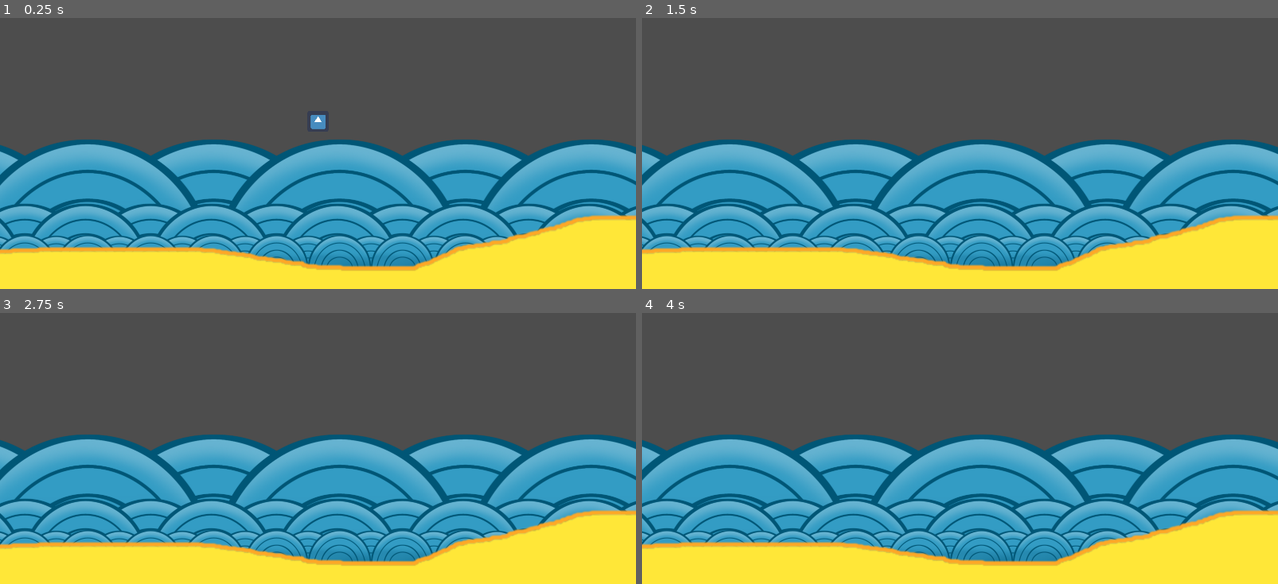
Above: before the commit, frames 1-4 (two rows, left to right).
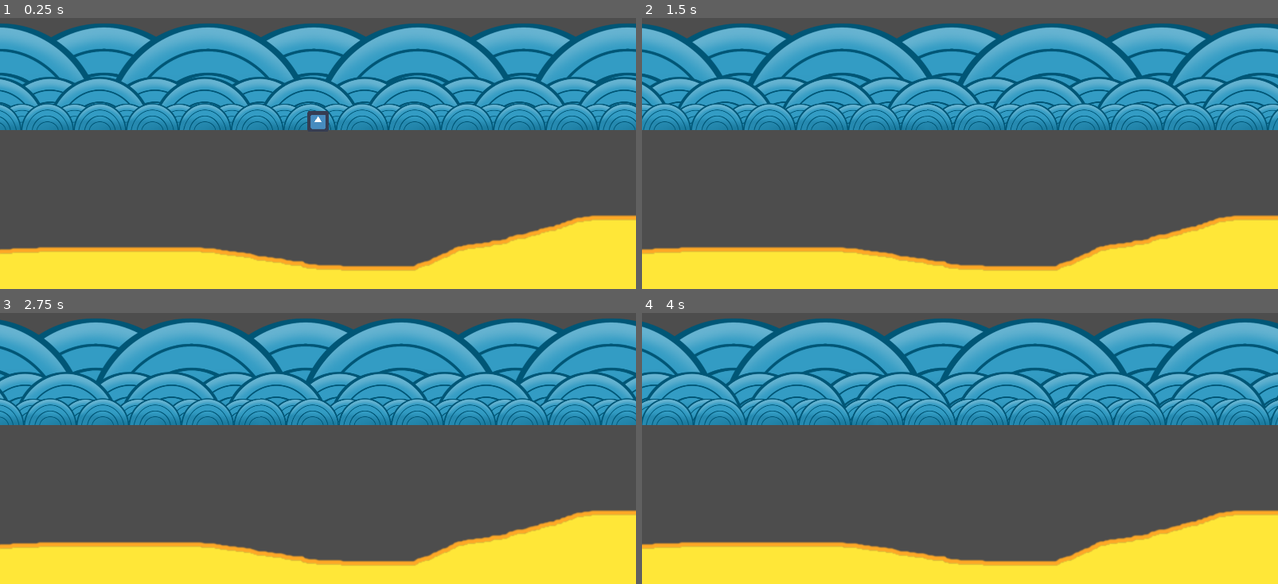
Above: after the commit, the same moments.

Repository: sepeth/wetcat
Game: Godot game, scene res://Scenes/main_scene_2d.tscn
Same seed, same stepped clock (60 frames per second), same inputs: the game is played once before the commit and once after it. The engine's default icon, where the game draws it, is replaced by a stand-in: a white triangle on a blue panel in a dark square.
Inputs:
- Up to frame 1 (0.25 s): no input
- Up to frame 2 (1.5 s): tap Enter (ui_accept) at 0.5, 0.77 s; hold Right (ui_right) from 0.53 s (still down)
- Up to frame 3 (2.75 s): tap Enter (ui_accept) at 1.52 s; release Right (ui_right) at 2.03 s; hold Left (ui_left) from 2.03 s (still down)
- Up to frame 4 (4 s): release Left (ui_left) at 2.78 s; hold Right (ui_right) from 2.78 s (still down); tap Enter (ui_accept) at 3.02, 3.77 s

The runs differ from the first frame. In frame 1, 76% of the frame differs, in the area x 0-100%, y 2-92%; in frame 2, 76%; in frame 3, 76%; in frame 4, 76%.

Commit message:
Initial Parralax scrolling for waves

Diff:
--- a/Nodes/Waves.tscn
+++ b/Nodes/Waves.tscn
@@ -1,52 +1,66 @@
-[gd_scene load_steps=7 format=3 uid="uid://cvx30pfjovi3d"]
+[gd_scene load_steps=8 format=3 uid="uid://cvx30pfjovi3d"]
 
 [ext_resource type="Texture2D" uid="uid://hr388olasv12" path="res://Images/wave1.png" id="1_imcsx"]
 [ext_resource type="Texture2D" uid="uid://cqikbh7ng2anu" path="res://Images/wave2.png" id="2_jtnxo"]
 [ext_resource type="Texture2D" uid="uid://dln7g7bev0ros" path="res://Images/wave3.png" id="3_5xv6a"]
 [ext_resource type="Texture2D" uid="uid://bx17xmhm8c2kt" path="res://Images/wave4.png" id="4_sh31a"]
 [ext_resource type="Texture2D" uid="uid://bcatrc76w873s" path="res://Images/wave5.png" id="5_ye8mq"]
-[ext_resource type="Texture2D" uid="uid://dx7klm4dmu60l" path="res://Images/wave6.png" id="6_ewmfv"]
+[ext_resource type="Texture2D" uid="uid://pr2d4u4txknk" path="res://Images/wave7.png" id="6_3drm1"]
+[ext_resource type="Script" path="res://Scripts/parallax_scroller.gd" id="7_mc4id"]
 
 [node name="Waves" type="Node2D"]
 
 [node name="Wave1" type="Sprite2D" parent="."]
-texture = ExtResource("1_imcsx")
-
-[node name="Wave1" type="Sprite2D" parent="Wave1"]
+visible = false
 position = Vector2(1900, 0)
 texture = ExtResource("1_imcsx")
 
-[node name="Wave2" type="Sprite2D" parent="."]
-texture = ExtResource("2_jtnxo")
-
-[node name="Wave2" type="Sprite2D" parent="Wave2"]
+[node name="Wave7" type="Sprite2D" parent="."]
+visible = false
 position = Vector2(1900, 0)
 texture = ExtResource("2_jtnxo")
 
-[node name="Wave3" type="Sprite2D" parent="."]
+[node name="ParallaxBackground" type="ParallaxBackground" parent="."]
+script = ExtResource("7_mc4id")
+
+[node name="ParallaxWave1" type="ParallaxLayer" parent="ParallaxBackground"]
+motion_scale = Vector2(0.1, 0.1)
+motion_mirroring = Vector2(1900, 0)
+
+[node name="Wave1" type="Sprite2D" parent="ParallaxBackground/ParallaxWave1"]
+texture = ExtResource("1_imcsx")
+
+[node name="ParallaxWave2" type="ParallaxLayer" parent="ParallaxBackground"]
+motion_scale = Vector2(0.2, 0.2)
+motion_mirroring = Vector2(1900, 0)
+
+[node name="Wave2" type="Sprite2D" parent="ParallaxBackground/ParallaxWave2"]
+texture = ExtResource("2_jtnxo")
+
+[node name="ParallaxWave3" type="ParallaxLayer" parent="ParallaxBackground"]
+motion_scale = Vector2(0.3, 0.3)
+motion_mirroring = Vector2(1900, 0)
+
+[node name="Wave3" type="Sprite2D" parent="ParallaxBackground/ParallaxWave3"]
 texture = ExtResource("3_5xv6a")
 
-[node name="Wave3" type="Sprite2D" parent="Wave3"]
-position = Vector2(1900, 0)
-texture = ExtResource("3_5xv6a")
+[node name="ParallaxWave4" type="ParallaxLayer" parent="ParallaxBackground"]
+motion_scale = Vector2(0.4, 0.4)
+motion_mirroring = Vector2(1900, 0)
 
-[node name="Wave4" type="Sprite2D" parent="."]
+[node name="Wave4" type="Sprite2D" parent="ParallaxBackground/ParallaxWave4"]
 texture = ExtResource("4_sh31a")
 
-[node name="Wave4" type="Sprite2D" parent="Wave4"]
-position = Vector2(1900, 0)
-texture = ExtResource("4_sh31a")
+[node name="ParallaxWave5" type="ParallaxLayer" parent="ParallaxBackground"]
+motion_scale = Vector2(0.5, 0.5)
+motion_mirroring = Vector2(1900, 0)
 
-[node name="Wave5" type="Sprite2D" parent="."]
+[node name="Wave5" type="Sprite2D" parent="ParallaxBackground/ParallaxWave5"]
 texture = ExtResource("5_ye8mq")
 
-[node name="Wave5" type="Sprite2D" parent="Wave5"]
-position = Vector2(1900, 0)
-texture = ExtResource("5_ye8mq")
+[node name="ParallaxWave6" type="ParallaxLayer" parent="ParallaxBackground"]
+motion_scale = Vector2(0.6, 0.6)
+motion_mirroring = Vector2(1900, 0)
 
-[node name="Wave6" type="Sprite2D" parent="."]
-texture = ExtResource("6_ewmfv")
-
-[node name="Wave6" type="Sprite2D" parent="Wave6"]
-position = Vector2(1900, 0)
-texture = ExtResource("6_ewmfv")
+[node name="Wave6" type="Sprite2D" parent="ParallaxBackground/ParallaxWave6"]
+texture = ExtResource("6_3drm1")
--- /dev/null
+++ b/Scripts/parallax_scroller.gd
@@ -0,0 +1,6 @@
+extends ParallaxBackground
+
+
+# Called every frame. 'delta' is the elapsed time since the previous frame.
+func _process(delta):
+	scroll_base_offset -= Vector2(100,0) * delta
Binary file removed: Images/wave6.png
Binary file added: Images/wave7.png
Not shown, changed: Images/wave7.png.import
